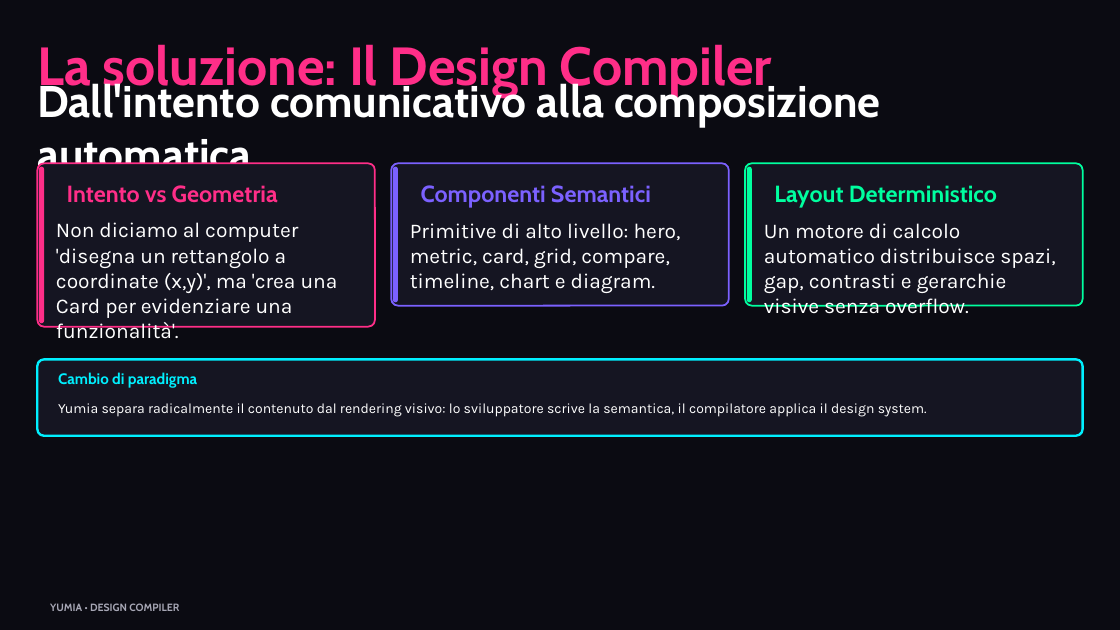
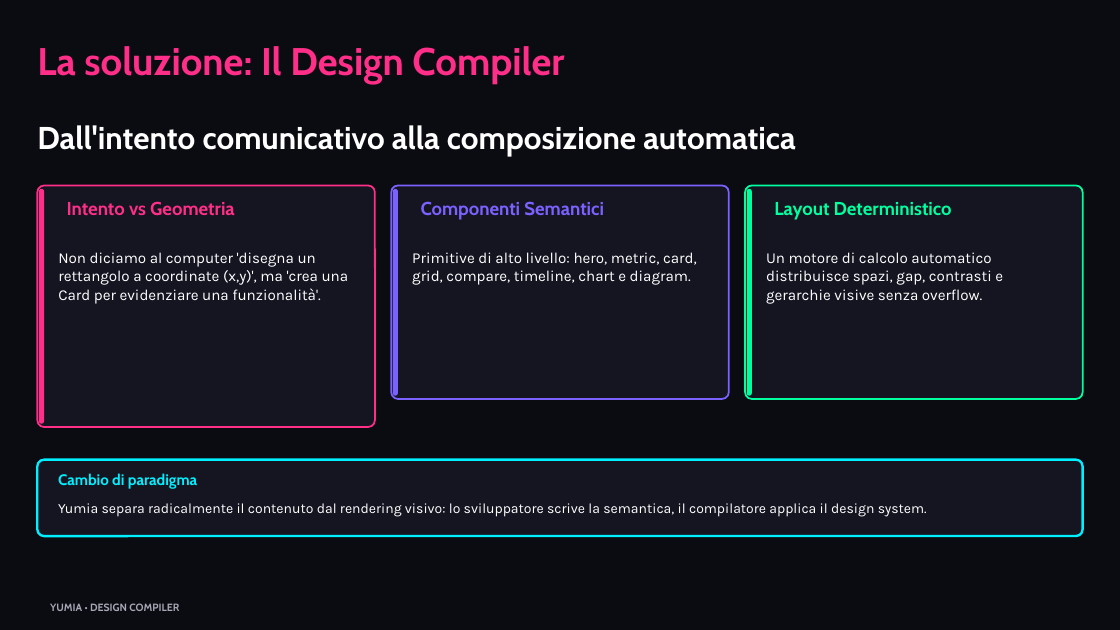
Before and after one commit to biagio-scaglia/Yumia-MD, a slide deck: slide 3 of presentation.pptx. Drawn at 1120x630 pixels with LibreOffice and Linux fonts; fonts in the diff are those of the drawing. Boxes give left, top, right and bottom in pixels: in the first picture for what was removed or moved away, otherwise in the second. Text is boxed around its words. In the diff, an @@ line names an element or a change of style, - is before the commit and + after.

Commit message:
fix(layout,pptx): stop text box collisions and refresh PDF/PPTX outputs
Widen heading/paragraph/card height estimates so PPTX glyphs no longer overlap neighbors, clamp hero paint to bounds, and regenerate the demo deck with the local 15-page PDF.

```diff
--- a/presentation.pptx
+++ b/presentation.pptx
@@ text "La soluzione: Il Design Compiler" at (x1=37, y1=46, x2=564, y2=85): size 46 to 33 pt; vertical alignment middle to top @@
@@ text "Dall'intento comunicativo alla composizione automatica" moved from (x1=37, y1=80, x2=881, y2=181) to (x1=37, y1=125, x2=795, y2=156) @@
@@ text "Dall'intento comunicativo alla composizione automatica" at (x1=37, y1=125, x2=795, y2=156): size 38 to 27 pt; vertical alignment middle to top @@
@@ proportions changed in 3 elements at (x1=392, y1=186, x2=729, y2=399), (x1=745, y1=186, x2=1083, y2=399), (x1=37, y1=186, x2=375, y2=428) @@
@@ rounded rectangle resized from (x1=37, y1=163, x2=375, y2=326) to (x1=37, y1=186, x2=375, y2=428) @@
@@ rounded rectangle resized from (x1=39, y1=166, x2=44, y2=323) to (x1=39, y1=189, x2=44, y2=423) @@
@@ text "Intento vs Geometria" moved from (x1=67, y1=185, x2=278, y2=203) to (x1=67, y1=201, x2=235, y2=216) @@
@@ rounded rectangle resized from (x1=392, y1=163, x2=729, y2=305) to (x1=392, y1=186, x2=729, y2=399) @@
@@ rounded rectangle resized from (x1=393, y1=166, x2=398, y2=302) to (x1=393, y1=189, x2=398, y2=396) @@
@@ text "Componenti Semantici" moved from (x1=421, y1=185, x2=651, y2=208) to (x1=421, y1=201, x2=604, y2=220) @@
@@ rounded rectangle resized from (x1=745, y1=163, x2=1083, y2=305) to (x1=745, y1=186, x2=1083, y2=399) @@
@@ rounded rectangle resized from (x1=747, y1=166, x2=752, y2=302) to (x1=747, y1=189, x2=752, y2=396) @@
@@ size 20 to 16 pt in 3 elements at (x1=67, y1=201, x2=235, y2=216), (x1=421, y1=201, x2=604, y2=220), (x1=774, y1=202, x2=952, y2=220) @@
@@ text "Layout Deterministico" moved from (x1=774, y1=185, x2=997, y2=208) to (x1=774, y1=202, x2=952, y2=220) @@
@@ size 18 to 13 pt in 3 elements at (x1=412, y1=252, x2=697, y2=285), (x1=766, y1=252, x2=1003, y2=304), (x1=58, y1=252, x2=349, y2=304) @@
@@ text "Non diciamo al computer 'disegna ..." moved from (x1=56, y1=222, x2=338, y2=338) to (x1=58, y1=252, x2=349, y2=304) @@
@@ text "Primitive di alto livello: hero, ..." moved from (x1=410, y1=223, x2=681, y2=293) to (x1=412, y1=252, x2=697, y2=285) @@
@@ text "Un motore di calcolo automatico ..." moved from (x1=764, y1=223, x2=1055, y2=314) to (x1=766, y1=252, x2=1003, y2=304) @@
@@ 2 texts, 1 rounded rectangle moved together from (x1=37, y1=360, x2=1082, y2=436) to (x1=37, y1=460, x2=1082, y2=536) @@
```
Also in this commit, not shown: 14 other slides changed, 7 other files.
